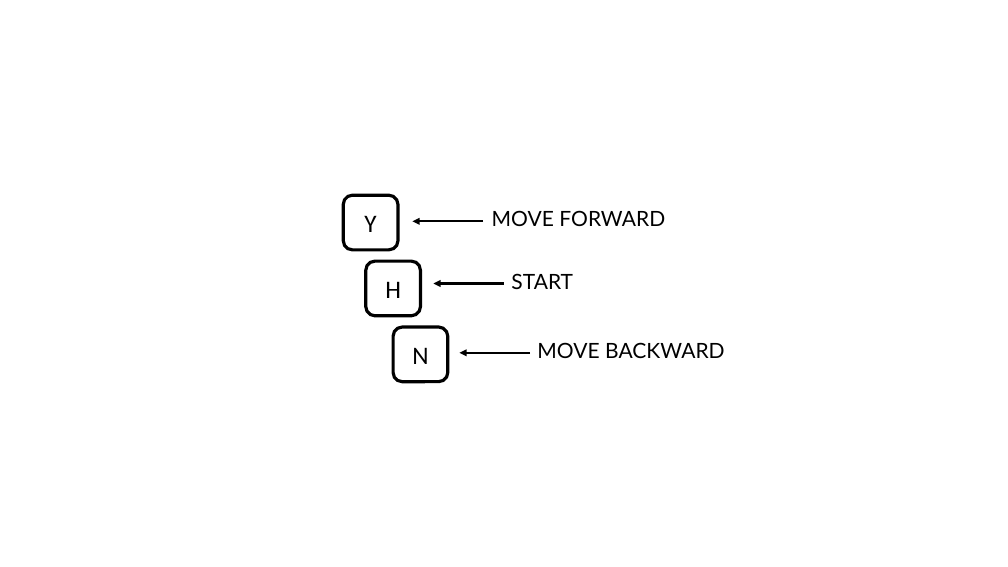
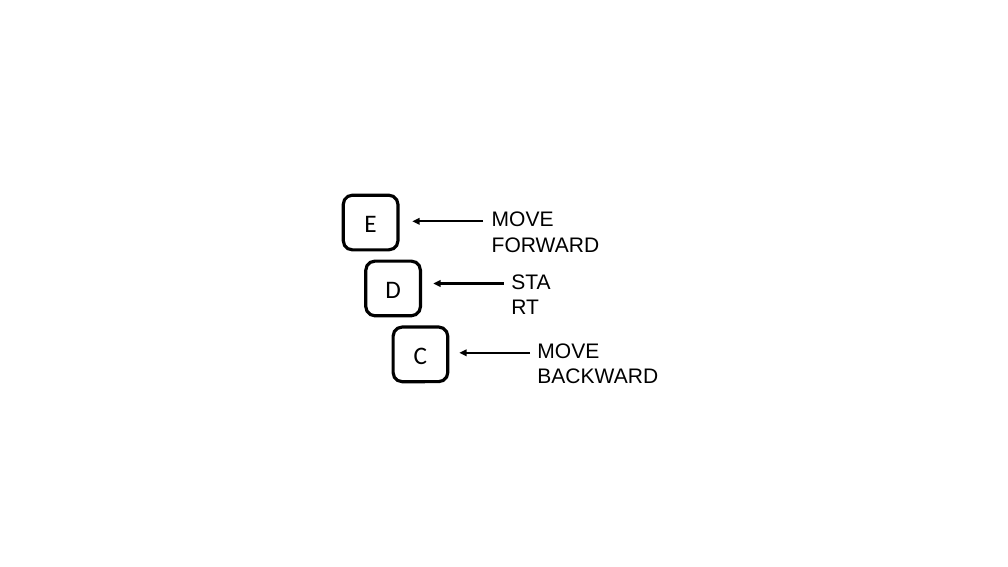
Before and after one commit to marinerougier/WordsImages_mae, a slide deck: slide 1 of media/vaast-keyboard.pptx. Drawn at 1008x567 pixels with LibreOffice and Linux fonts; fonts in the diff are those of the drawing. Boxes give left, top, right and bottom in pixels: in the first picture for what was removed or moved away, otherwise in the second. Text is boxed around its words. In the diff, an @@ line names an element or a change of style, - is before the commit and + after.

```diff
--- a/media/vaast-keyboard.pptx
+++ b/media/vaast-keyboard.pptx
@@ text in rounded rectangle at bbox=[364, 215, 376, 232]: text changed @@
-Y
+E
@@ font Lato to Arial in 3 elements at bbox=[492, 211, 600, 253], bbox=[537, 343, 658, 384], bbox=[504, 265, 572, 298] @@
@@ text in rounded rectangle at bbox=[385, 281, 401, 298]: text changed @@
-H
+D
@@ text in rounded rectangle at bbox=[414, 347, 427, 364]: text changed @@
-N
+C
```
Also in this commit, not shown: 4 other files.
